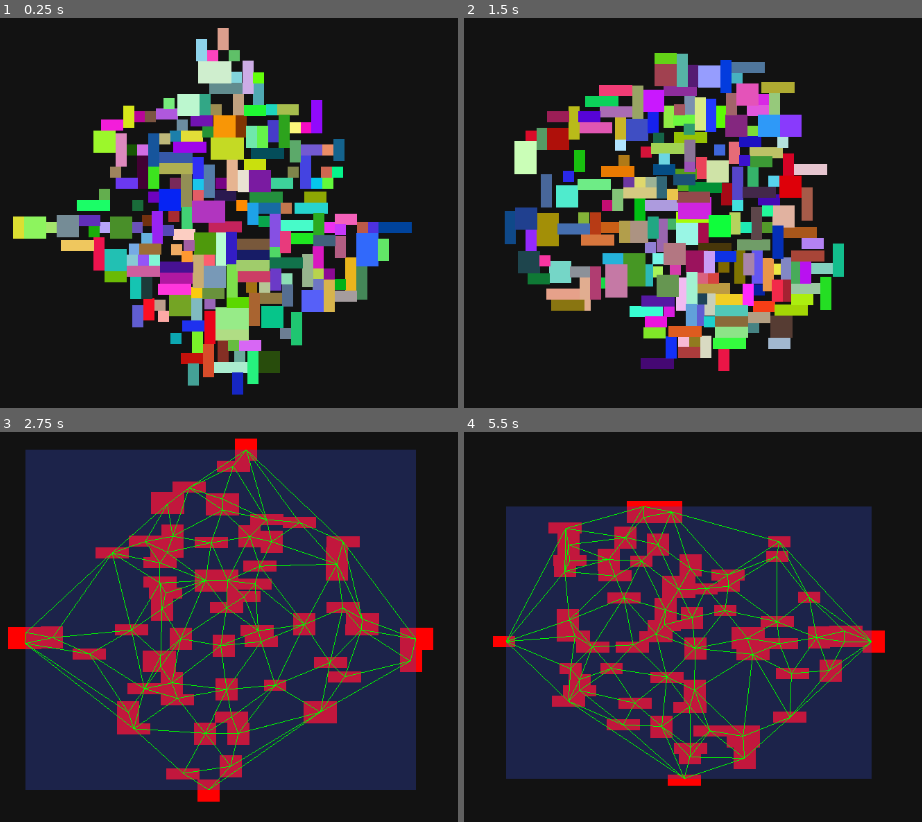
Above: before the commit, frames 1-4 (two rows, left to right).
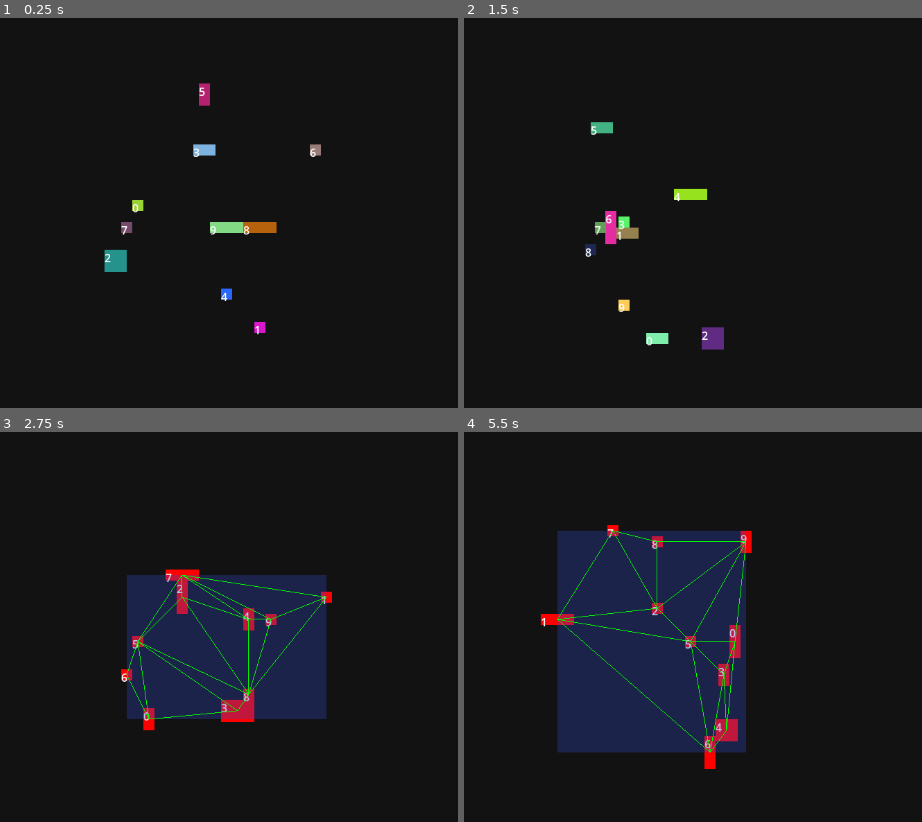
Above: after the commit, the same moments.

Repository: Horryportier/DungeonGeneration
Game: Godot game, scene res://room_generation/room_generator.tscn
Two runs of this game, one before a commit and one after it. Both use one fixed random seed, a clock stepped at 60 frames per second and the inputs below.
Inputs (mouse positions are in pixels of both pictures, inside the frame that each line leads up to):
- Up to frame 1 (0.25 s): no input
- Up to frame 2 (1.5 s): move the mouse to (853, 193) at 0.52 s; tap Space (regenrate) at 0.6, 1.35 s; move the mouse to (518, 240) at 1.27 s
- Up to frame 3 (2.75 s): tap Enter at 2 s; move the mouse to (293, 533) at 2.02 s; tap Space (regenrate) at 2.1 s
- Up to frame 4 (5.5 s): tap Space (regenrate) at 2.75, 2.85, 3.6, 4.25, 4.35, 5.1 s; move the mouse to (638, 720) at 2.77 s; tap Enter at 3.5, 5 s; move the mouse to (917, 697) at 3.52 s; move the mouse to (outside the picture) at 4.27 s; move the mouse to (720, 630) at 5.02 s

The runs differ from the first frame. In frame 1, 30% of the frame differs, in the area x 2-90%, y 2-97%; in frame 2, 32%; in frame 3, 67%, in the area x 1-95%, y 1-95%; in frame 4, 44%.

Commit message:
rewrite of room data type and parsing into graph

Diff:
--- /dev/null
+++ b/room_generation/graph.gd
@@ -0,0 +1,56 @@
+class_name RoomGraph
+extends RefCounted
+
+
+class RoomGraphNode:
+	var id: int
+	var value: RoomGenerator.Room
+	var nodes: Array[RoomGraphNode]
+
+
+	func _init(i: int , v: RoomGenerator.Room):
+		id = i
+		value = v
+		nodes = []
+
+class RoomGraphEdge:
+	var weight: float
+	var node_a: RoomGraphNode
+	var node_b: RoomGraphNode
+
+	func _init(w, a, b):
+		weight = w
+		node_a = a
+		node_b = b
+
+
+
+
+var nodes: Dictionary = {}
+var edges: Array[RoomGraphEdge]
+
+func add_node(id: int, value: RoomGenerator.Room):
+	if not nodes.has(id):
+		nodes[id] = RoomGraphNode.new(id, value)
+
+func add_edge(id1: int, id2: int, weight: float):
+	if nodes.has(id1) and nodes.has(id2):
+		var edge: RoomGraphEdge = RoomGraphEdge.new(weight, nodes.get(id1), nodes.get(id2))
+		if not edges.has(edge):
+			edges.append(edge)
+		if not nodes.get(id1).nodes.has(nodes.get(id2)):
+			nodes.get(id1).nodes.append(nodes.get(id2))
+		if not nodes.get(id2).nodes.has(nodes.get(id1)):
+			nodes.get(id2).nodes.append(nodes.get(id1))
+
+
+func get_node(id: int) -> RoomGraphNode:
+	return nodes.get(id)
+
+
+func get_nodes_ids(array: Array[RoomGraphNode]) -> Array:
+	return array.map(func(node): return node.id)
+
+func print_edges():
+	for edge in edges:
+		printt("w: %d	a: %d	b: %d" % [edge.weight, edge.node_a.id, edge.node_b.id])
--- a/room_generation/room_generator.gd
+++ b/room_generation/room_generator.gd
@@ -1,3 +1,4 @@
+class_name RoomGenerator
 extends Node2D
 
 @export_group("room_generation")
@@ -6,16 +7,6 @@
 @export var max_room_size: int = 16
 @export var room_generation_radius: int = 50
 @export_range(0, 1) var selected_room_size_treshold: float = 20
-
-var rooms: Dictionary = {}
-var selected_rooms: Array = []
-
-var delaunay: Delaunay
-var delaunay_rect: Rect2
-var triangles: Array
-
-var seperating = false
-var can_triangulate = false
 
 func get_random_point_in_circle(radius: float) -> Vector2:
 	var t = 2* PI * randf()
@@ -27,8 +18,20 @@
 		r = u
 	return Vector2(radius * r * cos(t), radius * r * sin(t))
 
-@warning_ignore("integer_division")
-func round_room_size(input: Vector2) -> Vector2:
+
+class Room:
+	var id: int
+	var rect: Rect2
+	var body: RigidBody2D
+
+	func _init(i):
+		id = i
+
+	func get_body() -> RigidBody2D:
+		return body
+
+	@warning_ignore("integer_division")
+	func round_room_size(input: Vector2, min_room_size: int) -> Vector2:
 		var x: int = (int(input.x) / min_room_size) * min_room_size
 		var y: int = (int(input.y) / min_room_size) * min_room_size
 		if abs(x) < min_room_size:
@@ -41,66 +44,102 @@
 				y = min_room_size
 		return Vector2(x,y)
 
+	func update_room_position():
+		self.rect.position = self.body.position
+
+	func get_room_center() -> Vector2:
+		return self.body.position
+
+	func is_room_moving() -> bool:
+		if not self.body.linear_velocity.is_zero_approx():
+			return false
+		return true
+
+
+var rooms: Dictionary = {}
+var selected_rooms: Array = []
+
+var delaunay: Delaunay
+var delaunay_rect: Rect2
+var triangles: Array
+var room_graph: RoomGraph
+
+
+var seperating = false
+var can_triangulate = false
+
+func make_room(id: int) -> Room:
+		var room: = Room.new(id)
+		var node: = RigidBody2D.new()
+		var cr: = ColorRect.new()
+		var label: = Label.new()
+		label.text = str(id)
+
+		cr.script = load("res://room_generation/color_rect.gd")
+		cr.color = Color(randf(), randf(), randf(), 1)
+		cr.size = room.round_room_size(get_random_point_in_circle(max_room_size), min_room_size).abs()
+		cr.position = node.position - (cr.size / 2)
+		cr.z_index = -1
+
+		node.position = room.round_room_size(get_random_point_in_circle(room_generation_radius), min_room_size)
+		node.mass = 100
+		add_child(node)
+		node.add_child(cr)
+		cr.add_child(label)
+		room.body = node
+		room.rect = Rect2(cr.position, cr.size);
+		return room
+
+
+
 
 func generate_rooms():
 	for i in number_of_rooms:
-		var node = RigidBody2D.new()
-		var cr = ColorRect.new()
-		cr.script = load("res://room_generation/color_rect.gd")
-		cr.color = Color(randf(), randf(), randf(), 1)
-		cr.size = round_room_size(get_random_point_in_circle(max_room_size)).abs()
-		cr.position = node.position - (cr.size / 2)
-		cr.z_index = -1
-		node.position = round_room_size(get_random_point_in_circle(room_generation_radius))
-		node.mass = 100
-		rooms[node] = {"size": cr.size, "position": node.position}
-		add_child(node)
-		node.add_child(cr)
+		var room =  make_room(i)
+		rooms[room.id] = room
+
 
 func regenerate_rooms():
 	selected_rooms = []
-	for child in rooms.keys():
-		child.queue_free()
+	for room in rooms.keys():
+		rooms.get(room).body.queue_free()
 	rooms.clear()
 	generate_rooms()
 	# seperate
-	for room in rooms.keys():
+	for room in rooms.values():
 		add_colison_shape(room)
 	seperating = true
 	get_tree().create_timer(1).timeout.connect(func():if seperating: var moving = are_rooms_moving(); seperating  = !moving; can_triangulate = moving)
 
 
-func add_colison_shape(room: Node2D):
-	if room.get_child_count() == 2:
+func add_colison_shape(room: Room):
+	if room.body.get_child_count() == 2:
 		return
-	room.lock_rotation = true
+	room.body.lock_rotation = true
 	var collison_shape: = CollisionShape2D.new()
 	var rect: = RectangleShape2D.new()
-	rect.size = room.get_child(0).size
+	rect.size = room.body.get_child(0).size
 	collison_shape.shape = rect
-	room.add_child(collison_shape)
+	room.body.add_child(collison_shape)
 
 
 func select_main_rooms(treshold: float) -> Array:
-	var r: Array = rooms.keys()
-	r.sort_custom(func(a: Node2D, b: Node2D): return rooms.get(a).get("size") > rooms.get(b).get("size"))
+	var r: Array = rooms.values()
+	r.sort_custom(func(a: Room, b: Room): return a.rect.size > b.rect.size)
 	return r.slice(0, int(r.size() * treshold))
 
 
-func calculate_room_mean() -> Vector2:
+func calculate_rooms_mean() -> Vector2:
 	var accum = Vector2.ZERO
-	for room in rooms.keys():
-		accum += rooms.get(room).get("size")
+	for room in rooms.values():
+		accum += room.rect.size
 	return accum / rooms.keys().size()
 
-
-func get_room_center(room: Node2D) -> Vector2:
-	return rooms.get(room).get("position")
 
 func triangulate_selected_rooms():
 	var selected_room_centers  = []
-	for room in selected_rooms:
-		selected_room_centers.append(get_room_center(room))
+	for room: Room in selected_rooms:
+		selected_room_centers.append(room.get_room_center())
 
 		delaunay_rect = Delaunay.calculate_rect(selected_room_centers)
 		delaunay = Delaunay.new(delaunay_rect)
@@ -109,15 +148,38 @@
 		triangles = delaunay.triangulate()
 
 func are_rooms_moving() -> bool:
-	for room in rooms.keys() as Array[RigidBody2D]:
-		if not room.linear_velocity.is_zero_approx():
+	for room in rooms.values() as Array[Room]:
+		if not room.body.linear_velocity.is_zero_approx():
 			return false
+	for room in rooms.values():
+		room.body.freeze = true
 	return true
 
-func update_room_position():
-	for room in rooms.keys():
-		rooms.get(room)["position"] = room.position
-
+## Creating Grapth from Tirangulation
+func crate_graph() -> RoomGraph:
+	var graph = RoomGraph.new()
+	add_nodes(graph)
+	add_edges(graph)
+	return graph
+
+func add_nodes(graph: RoomGraph):
+	for id in rooms.keys():
+		graph.add_node(id, rooms[id])
+
+func add_edges(graph: RoomGraph):
+	var add_edge = func(arr: Array): if arr.size() == 0: return elif arr[0] and arr[1]: graph.add_edge(arr[0], arr[1], arr[2]);
+	for triangle: Delaunay.Triangle in triangles:
+		add_edge.call(triange_edge_to_room_edge(triangle.edge_ab))
+		add_edge.call(triange_edge_to_room_edge(triangle.edge_bc))
+		add_edge.call(triange_edge_to_room_edge(triangle.edge_ca))
+
+func triange_edge_to_room_edge(edge: Delaunay.Edge) -> Array:
+	var node_a: Room = selected_rooms.filter(func(room: Room): if room.get_room_center() == edge.a: return true else: return false ).front()
+	var node_b: Room = selected_rooms.filter(func(room: Room): if room.get_room_center() == edge.b: return true else: return false ).front()
+	var distance = 0
+	if node_a and node_b:
+		distance = node_a.get_room_center().distance_to(node_b.get_room_center())
+	return [rooms.find_key(node_a), rooms.find_key(node_b), distance]
 
 func _ready():
 	regenerate_rooms()
@@ -140,14 +202,17 @@
 	if Input.is_action_just_pressed("regenrate"):
 		regenerate_rooms()
 	if can_triangulate:
-		update_room_position()
+		for room: Room in rooms.values():
+			room.update_room_position()
 		selected_rooms = select_main_rooms(selected_room_size_treshold)
 		for room in selected_rooms:
-			room.get_child(0).color = Color.RED
-		for room in rooms.keys():
+			room.body.get_child(0).color = Color.RED
+		for room in rooms.values():
 			if not selected_rooms.has(room):
-				remove_child(room)
+				remove_child(room.body)
 		triangulate_selected_rooms()
+		room_graph =  crate_graph()
+		room_graph.print_edges()
 		can_triangulate = false
 
 	queue_redraw()
--- a/room_generation/room_generator.tscn
+++ b/room_generation/room_generator.tscn
@@ -4,10 +4,10 @@
 
 [node name="RoomGenerator" type="Node2D"]
 script = ExtResource("1_ac6gd")
-number_of_rooms = 200
+number_of_rooms = 10
 min_room_size = 16
 max_room_size = 64
 room_generation_radius = 200
-selected_room_size_treshold = 0.303
+selected_room_size_treshold = 1.0
 
 [node name="Camera2D" type="Camera2D" parent="."]
